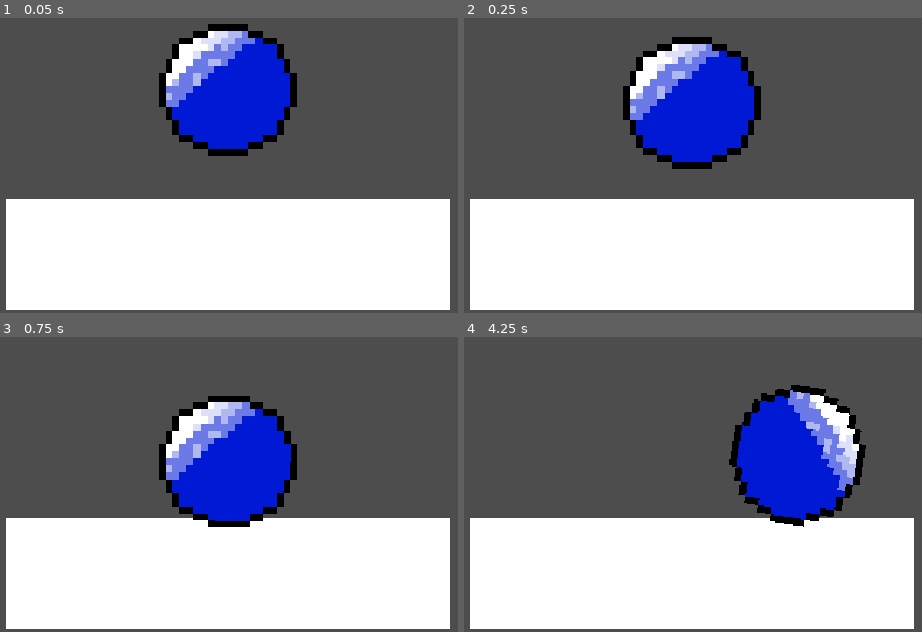
Above: before the commit, frames 1-4 (two rows, left to right).
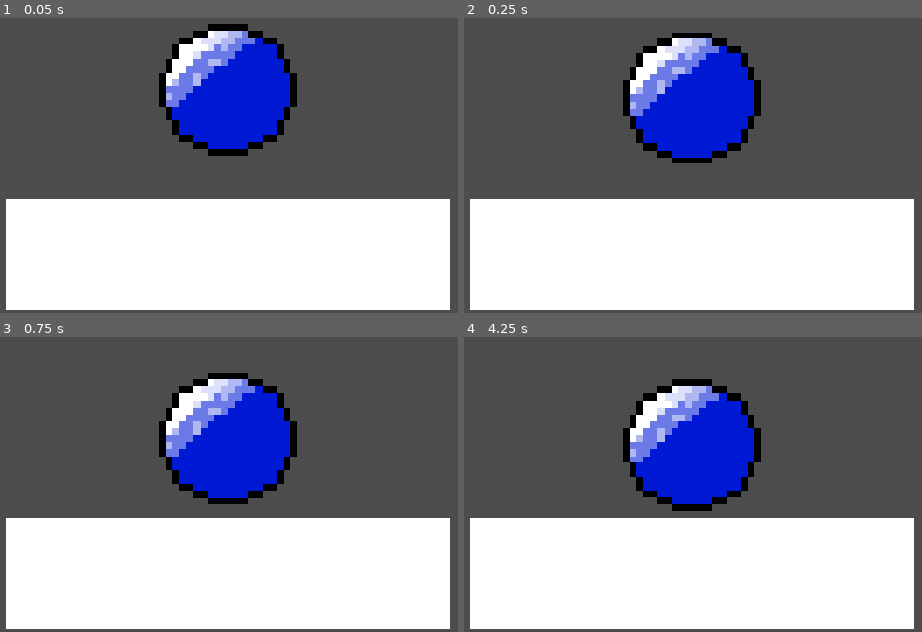
Above: after the commit, the same moments.

Repository: yApple11/hackclub-haven
Game: Godot game, scene res://node_2d.tscn
The game is run twice, just before and just after one commit, with the same random seed, the same clock (stepped at 60 frames per second) and the same inputs.
Inputs (mouse positions are in pixels of both pictures, inside the frame that each line leads up to):
- Up to frame 1 (0.05 s): no input
- Up to frame 2 (0.25 s): no input
- Up to frame 3 (0.75 s): tap Enter (ui_accept) at 0.5, 0.6 s; move the mouse to (403, 384) at 0.52 s; hold Right (ui_right) from 0.53 s (still down); click (403, 384) at 0.67 s
- Up to frame 4 (4.25 s): tap Enter (ui_accept) at 0.77, 1.07, 1.52, 1.55, 1.82, 2.3, 2.85, 3.02, 3.32, 3.77, 3.8, 4.07 s; move the mouse to (532, 428) at 1.27 s; tap Alt at 1.35, 3.6 s; move the mouse to (outside the picture) at 2.02 s; release Right (ui_right) at 2.03 s; hold Left (ui_left) 2.03-2.78 s; tap Shift at 2.1 s; move the mouse to (651, 496) at 2.77 s; hold Right (ui_right) from 2.78 s (still down); click (651, 496) at 2.92 s; move the mouse to (outside the picture) at 3.52 s

Frame 1 is identical in both runs. In frame 2, 2.7% of the frame differs, in the area x 34-65%, y 5-52%; in frame 3, 8.3%; in frame 4, 19%, in the area x 34-88%, y 14-65%.

Commit message:
test

Diff:
--- a/ball control test.gd
+++ /dev/null
@@ -1,9 +0,0 @@
-extends RigidBody2D
-
-@export var push_force := 800.0
-
-
-func _physics_process(_delta):
-	var dir := Input.get_axis("ui_left", "ui_right")
-	print(dir)
-	apply_central_force(Vector2(dir * push_force, 0))
--- a/ball test.gd
+++ /dev/null
@@ -1,25 +0,0 @@
-extends CharacterBody2D
-
-
-const SPEED = 300.0
-const JUMP_VELOCITY = -400.0
-
-
-func _physics_process(delta: float) -> void:
-	# Add the gravity.
-	if not is_on_floor():
-		velocity += get_gravity() * delta
-
-	# Handle jump.
-	if Input.is_action_just_pressed("ui_accept") and is_on_floor():
-		velocity.y = JUMP_VELOCITY
-
-	# Get the input direction and handle the movement/deceleration.
-	# As good practice, you should replace UI actions with custom gameplay actions.
-	var direction := Input.get_axis("ui_left", "ui_right")
-	if direction:
-		velocity.x = direction * SPEED
-	else:
-		velocity.x = move_toward(velocity.x, 0, SPEED)
-
-	move_and_slide()
--- a/node_2d.tscn
+++ b/node_2d.tscn
@@ -1,7 +1,6 @@
 [gd_scene format=3 uid="uid://cuhnulsdmgreo"]
 
 [ext_resource type="Texture2D" uid="uid://dk77g0npgnwbq" path="res://scenes/world_tileset.png" id="2_0e48y"]
-[ext_resource type="Script" uid="uid://b6si8ilolsjv6" path="res://ball control test.gd" id="2_0hol4"]
 [ext_resource type="Texture2D" uid="uid://dmgdl2okx1i1v" path="res://scenes/bouncy ball.png 12-33-19-931.png" id="2_epypp"]
 
 [sub_resource type="TileSetAtlasSource" id="TileSetAtlasSource_epypp"]
@@ -143,9 +142,10 @@
 bounce = 0.8
 
 [sub_resource type="CircleShape2D" id="CircleShape2D_7yf00"]
-radius = 9.0
+radius = 11.0
 
 [node name="Node2D" type="Node2D" unique_id=1500159793]
+position = Vector2(-5, -9)
 
 [node name="Camera2D" type="Camera2D" parent="." unique_id=147486457]
 zoom = Vector2(10, 10)
@@ -155,16 +155,17 @@
 format = 2
 layer_0/tile_data = PackedInt32Array(131071, 0, 9, 65536, 0, 9, 131070, 0, 9, 65537, 0, 9)
 
-[node name="RigidBody2D" type="RigidBody2D" parent="." unique_id=1458652964]
+[node name="CharacterBody2D" type="CharacterBody2D" parent="." unique_id=563936118]
+
+[node name="RigidBody2D" type="RigidBody2D" parent="CharacterBody2D" unique_id=1458652964]
 mass = 1000.0
 physics_material_override = SubResource("PhysicsMaterial_41u45")
 gravity_scale = 0.925
-script = ExtResource("2_0hol4")
 
-[node name="Ball" type="Sprite2D" parent="RigidBody2D" unique_id=849156608]
+[node name="Ball" type="Sprite2D" parent="CharacterBody2D/RigidBody2D" unique_id=849156608]
 position = Vector2(-1, 1)
 texture = ExtResource("2_epypp")
 
-[node name="CollisionShape2D" type="CollisionShape2D" parent="RigidBody2D" unique_id=1551410805]
+[node name="CollisionShape2D" type="CollisionShape2D" parent="CharacterBody2D/RigidBody2D" unique_id=1551410805]
 position = Vector2(0, -1)
 shape = SubResource("CircleShape2D_7yf00")
--- a/project.godot
+++ b/project.godot
@@ -13,7 +13,7 @@
 config/name="hackclub haven"
 run/main_scene="uid://cuhnulsdmgreo"
 config/features=PackedStringArray("4.7", "GL Compatibility")
-config/icon="res://icon.svg"
+config/icon="res://scenes/icon.svg"
 
 [display]
 
Not shown, removed: ball control test.gd.uid
Not shown, removed: ball test.gd.uid
Renamed: icon.svg -> scenes/icon.svg
Not shown, changed: scenes/icon.svg.import
Not shown, added: node_2d.tscn.bak
Not shown, added: test.gd.bak
